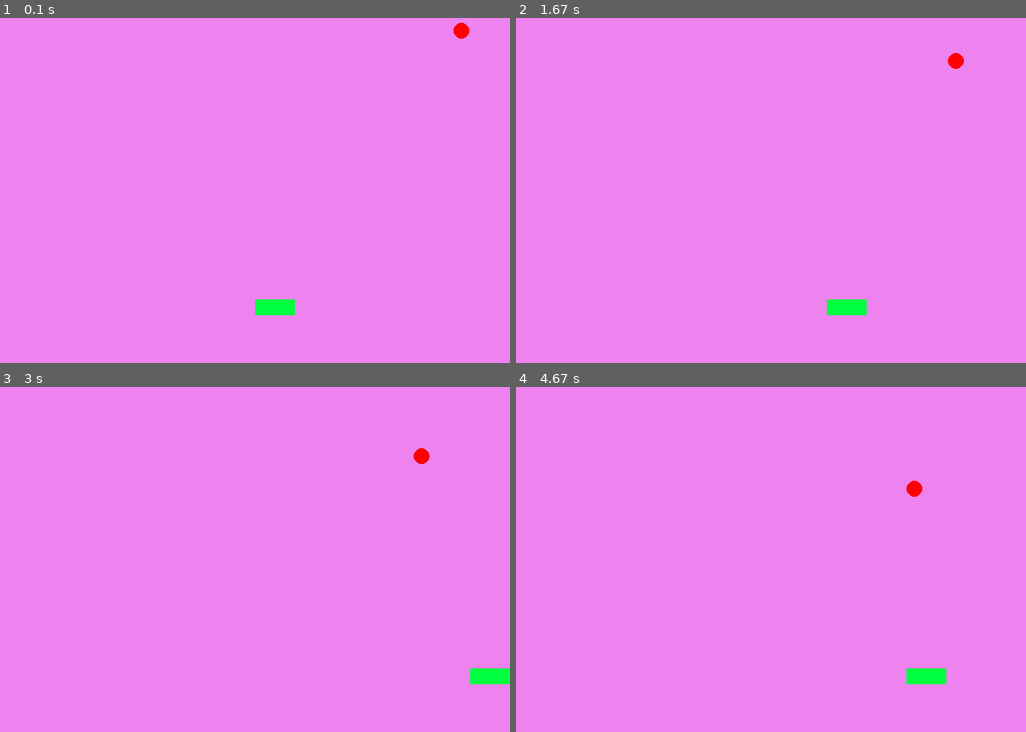
Above: before the commit, frames 1-4 (two rows, left to right).
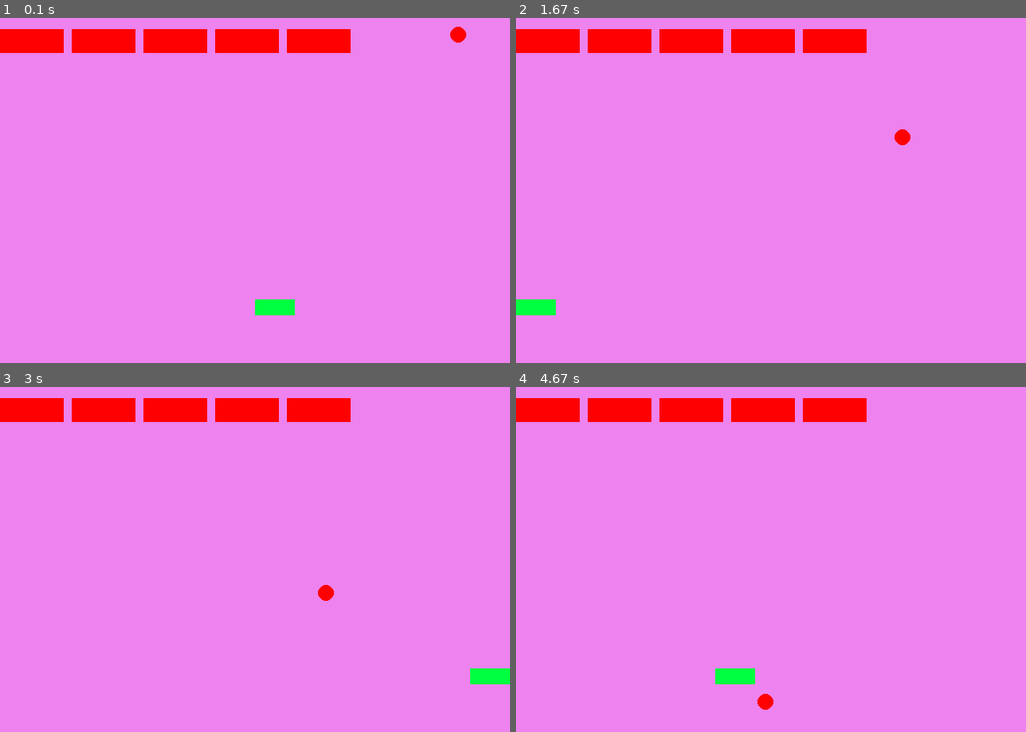
Above: after the commit, the same moments.

Repository: lisahachmann/BrickPythonGame
Game: pygame game, started from BrickSpritesMarch4_2.py
Same seed, same stepped clock (60 frames per second), same inputs: the game is played once before the commit and once after it.
Inputs:
- Up to frame 1 (0.1 s): no input
- Up to frame 2 (1.67 s): hold Right 0.33-0.8 s; hold Right 0.83-1.3 s; hold Left from 1.33 s (still down)
- Up to frame 3 (3 s): release Left at 1.87 s; hold Right 2.33-2.97 s
- Up to frame 4 (4.67 s): hold Left 3-3.47 s; hold Right 3.5-3.97 s; hold Right 4-4.47 s; hold Left from 4.5 s (still down)

The runs differ from the first frame. In frame 1, 4.4% of the frame differs, in the area x 0-93%, y 1-11%; in frame 2, 5.3%, in the area x 0-88%, y 3-87%; in frame 3, 4.5%; in frame 4, 5.3%.

Commit message:
Commiting for the check in

Diff:
--- a/BrickSpritesMarch4_2.py
+++ b/BrickSpritesMarch4_2.py
@@ -9,6 +9,31 @@
 
 # collision between ball and wall different between ball and bottom wall, ball and brick
 
+class Nonmoving_brick(pygame.sprite.Sprite):
+	def __init__(self, color, xpos, ypos):
+		super(Nonmoving_brick, self).__init__()
+		self.width = 80
+		self.height = 30
+		width = self.width
+		height = self.height
+
+		self.image = pygame.Surface([width, height])
+		self.image.fill((red))
+
+		self.rect = self.image.get_rect()
+		self.screenheight = pygame.display.get_surface().get_height()
+		self.screenwidth = pygame.display.get_surface().get_width()
+
+		self.rect.x = xpos
+		self.rect.y = ypos
+
+		# self.image = pygame.Surface([width, height])
+		# self.image.fill(red)
+		# self.rect = self.image.get_rect()
+		# #def draw_bricks(self):
+		# rect = pygame.Rect((80,0),(80,30))
+		# pygame.draw.rect(self.image, red, rect, 2)
+
 class Ball(pygame.sprite.Sprite):
 	def __init__(self,color):
 		super(Ball, self).__init__()
@@ -19,20 +44,15 @@
 		height = self.height
 
 		self.image = pygame.Surface([width, height])
-		# circle = pygame.Surface([width,height])
-		# circle = circle.convert()
 		self.image.fill(purple)
 		self.image.set_colorkey(purple)
 		self.rect = self.image.get_rect()
 		pygame.draw.ellipse(self.image, color, [0,0,width, height])
-		# circle.set_colorkey(circle.get_at((0,0)),pygame.RLEACCEL)
-
 
 		self.rect = self.image.get_rect()
 
 		self.screenheight = pygame.display.get_surface().get_height()
 		self.screenwidth = pygame.display.get_surface().get_width()
-
 		# self.x = 320
 		# self.y = 400
 
@@ -56,12 +76,13 @@
 		self.x += math.sin(direction_rad)
 		self.y += math.cos(direction_rad)
 
-		if self.y < self.height:
-			self.y = height
-			self.direction = random.randrange(-45,45)
-		if self.y > self.screenheight:
-			self.y = height
+		if self.y < 0: # this is the top!
+			self.y = 0
 			self.direction = (self.direction + 90)%360.0
+		if self.y > self.screenheight: # this is the bottom!
+			self.direction = (self.direction - 90)%360.0
+			self.y = self.screenheight - self.width
+
 		self.rect.x = self.x
 		self.rect.y = self.y
 
@@ -119,10 +140,16 @@
 moving_things.add(ball)
 moving_things.add(player)
 
-# to_be_broken = pygame.sprite.Group()
-# to_be_broken.add(Nonmoving_brick)
+# nonmoving_bricks = Nonmoving_brick(red, 60, 40)
 
+BRICKS = []
+for i in range(0,5):
+	non_moving_brick = Nonmoving_brick(red, 90 * i, 60 )
+	BRICKS.append(non_moving_brick)
 
+to_be_broken = pygame.sprite.Group()
+# to_be_broken.add(nonmoving_bricks)
+to_be_broken.add(BRICKS)
 
 score = 0
 
@@ -130,13 +157,10 @@
 done = False
 exit_program = False
 while exit_program != True:
-	clock.tick(30)
+	clock.tick(100)
 
 	pygame.display.update()
 	screen.blit(Background, (0,0))
-	# my_particles = []
-	# my_particles.clear(screen, Background)
-
 
 	for event in pygame.event.get():
 		if event.type == pygame.QUIT:
@@ -153,16 +177,16 @@
 		screen.blit(text, textpos)
 
 	if pygame.sprite.spritecollide(player, balls, False):
-
-		# ball.y = 40
 		ball.bounce()
 		score +=1
 
-	# if pygame.sprite.spritecollide(ball,nonmoving_bricks,True):
-
+	if pygame.sprite.spritecollide(ball,to_be_broken,True):
+		ball.bounce()
+		score+=1
 
 	screen.fill(purple)
 	moving_things.draw(screen)
+	to_be_broken.draw(screen)
 	pygame.display.flip()
 
 
